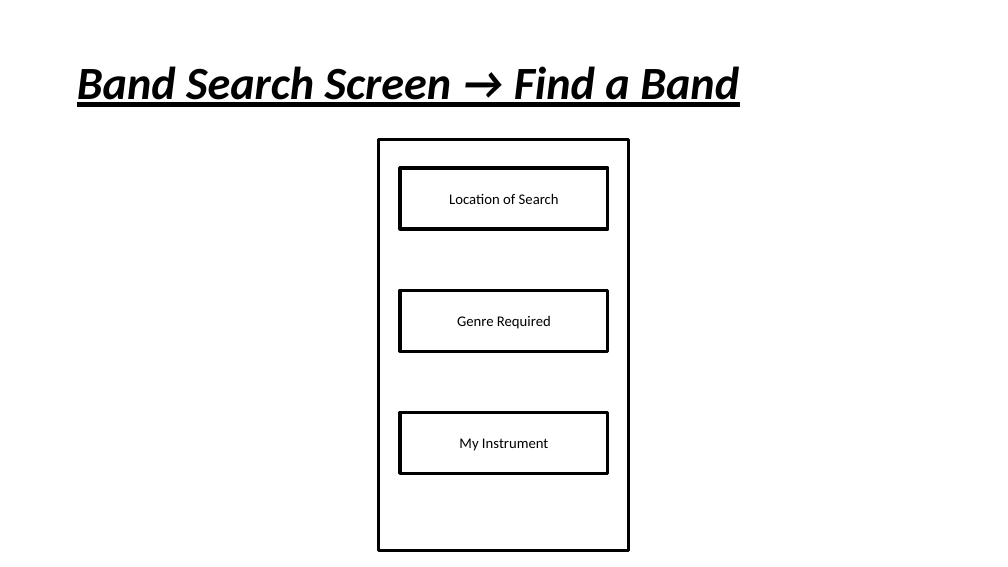
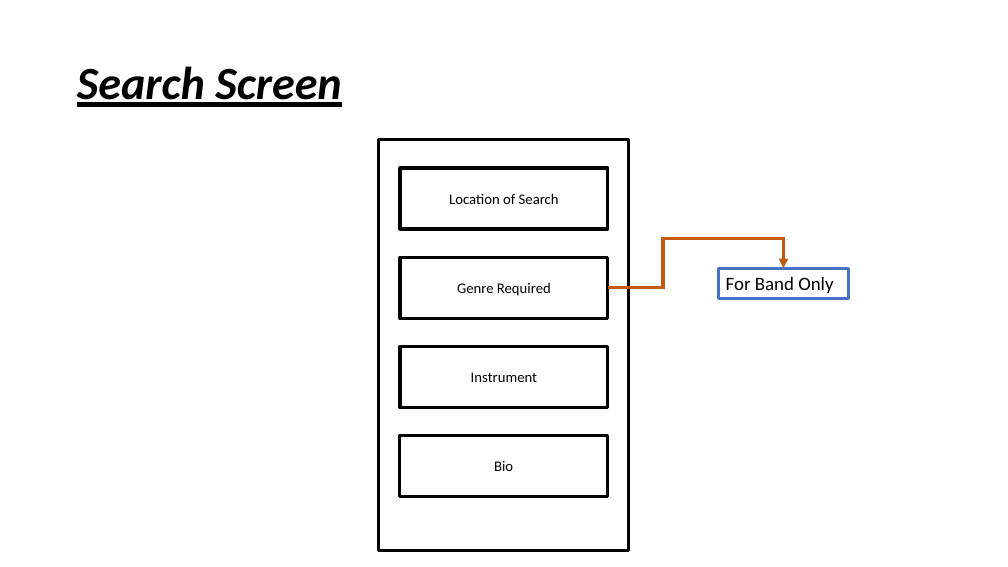
Before and after one commit to LidorPrototype/MusicianFinder, a slide deck: slide 6 of Musician Finder Specification Document.pptx. Drawn at 1008x567 pixels with LibreOffice and Linux fonts; fonts in the diff are those of the drawing. Boxes give left, top, right and bottom in pixels: in the first picture for what was removed or moved away, otherwise in the second. Text is boxed around its words. In the diff, an @@ line names an element or a change of style, - is before the commit and + after.

```diff
--- a/Musician Finder Specification Document.pptx
+++ b/Musician Finder Specification Document.pptx
@@ title at [77,66,341,107]: text changed @@
-Band Search Screen → Find a Band
+Search Screen
@@ elbow arrow added from (608, 288) to (783, 268), #C55A11 3 pt @@
@@ rectangle "Genre Required": place and size @@
-rectangle "Genre Required" at [400,290,608,352]
+rectangle "Genre Required" at [400,257,608,318]
@@ rectangle added at [718,268,849,299], outline #4472C4 3 pt, 18 pt, text #000000 @@
+For Band Only
@@ rectangle "Instrument": place and size @@
-rectangle "Instrument" at [400,412,608,473]
+rectangle "Instrument" at [400,346,608,408]
@@ text in rectangle at [471,372,537,382]: text changed @@
-My Instrument
+Instrument
@@ rectangle added at [400,436,608,498], outline #000000 3 pt, 14 pt, text #000000 @@
+Bio
```
Also in this commit, not shown: 1 other slide changed, 1 slide removed, 11 other files.
